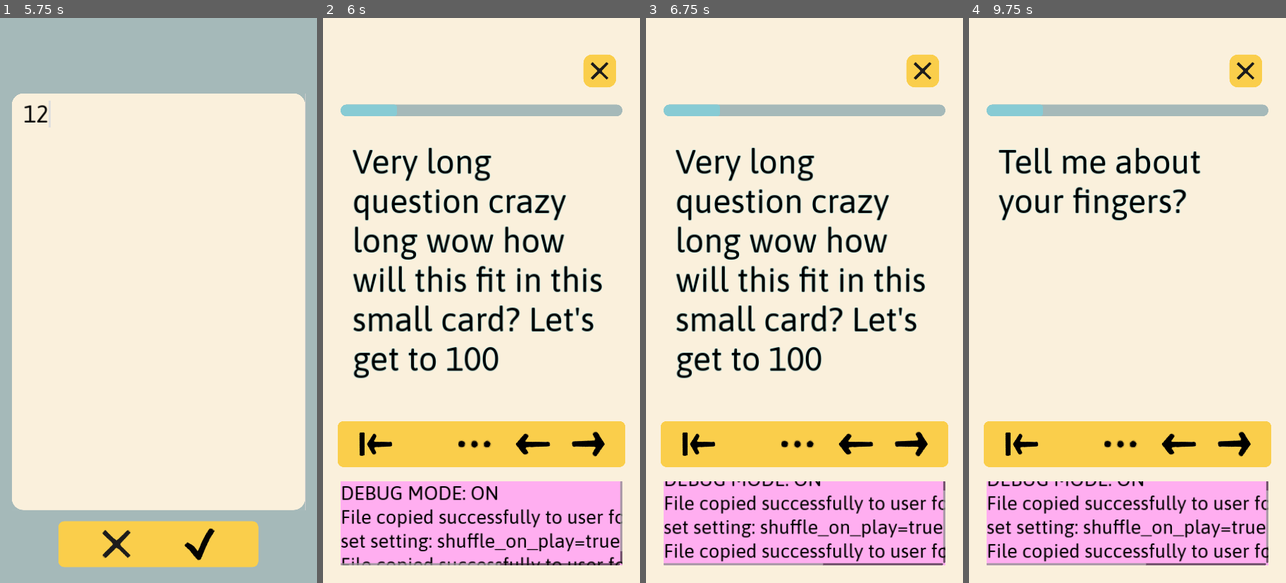
Above: before the commit, frames 1-4 (left to right).
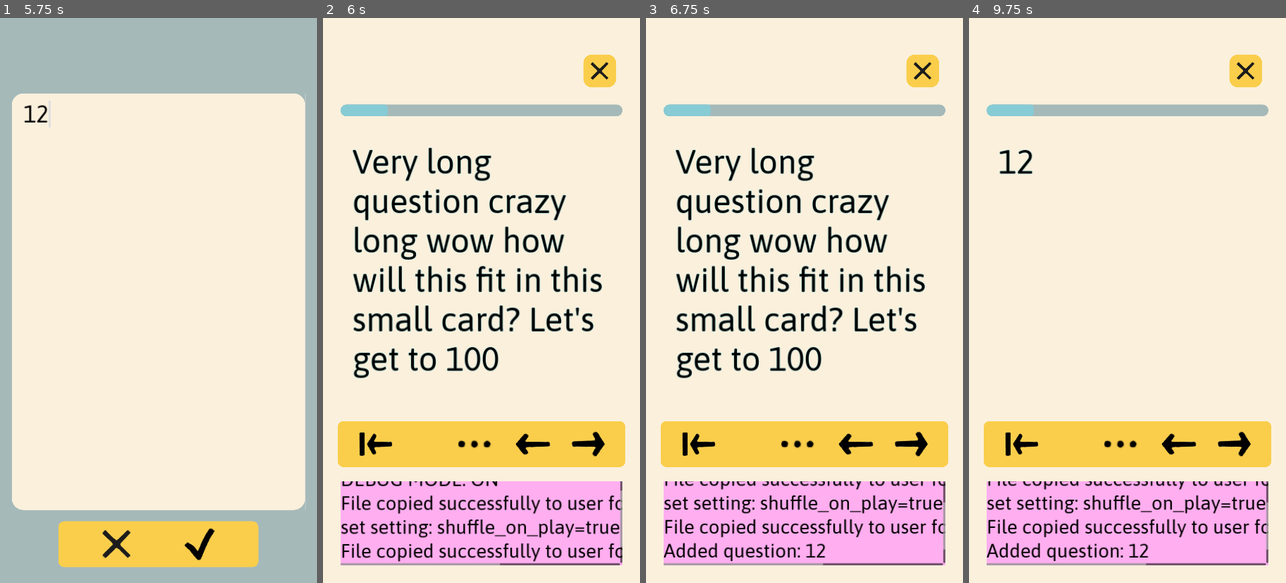
Above: after the commit, the same moments.

Repository: edoartworks/LifeCards
Game: Godot game, scene res://Game/screen_main.tscn
Same seed, same stepped clock (60 frames per second), same inputs: the game is played once before the commit and once after it.
Inputs (mouse positions are in pixels of both pictures, inside the frame that each line leads up to):
- Up to frame 1 (5.75 s): click (158, 537) at 0.5 s; click (158, 537) at 1.25 s; click (263, 441) at 2 s; click (50, 441) at 2.75 s; click (152, 441) at 3.5 s; click "Add custom question" at 4.25 s; click (158, 300) at 5.02 s; type "12" at 5.1 s
- Up to frame 2 (6 s): click (522, 543) at 5.75 s
- Up to frame 3 (6.75 s): click (855, 441) at 6.5 s
- Up to frame 4 (9.75 s): click (1127, 430) at 7.25 s; click "Shuffle deck" at 8 s; click (1127, 486) at 8.75 s; tap Enter at 9.5 s; move the mouse to (1197, 272) at 9.52 s; press the mouse at (1197, 272) at 9.53 s

Frame 1 is identical in both runs. In frame 2, 5.5% of the frame differs, in the area x 5-95%, y 15-97%; in frame 3, 4.3%; in frame 4, 6.5%.
Error before the commit: Invalid access to property or key 'QUESTIONS_USER_FILE_PATH' on a base object of type 'Node (Global.gd)'. (res://Game/screen_add_question.gd:25)

Commit message:
Fixed add/delete question

Diff:
--- a/Game/card_menu.gd
+++ b/Game/card_menu.gd
@@ -11,9 +11,9 @@
 
 
 func delete_current_question() -> void:
-	var file = FileAccess.open(Global.QUESTIONS_USER_FILE_PATH, FileAccess.READ_WRITE)
+	var file = FileAccess.open(Global.QUESTIONS_USER_PATH, FileAccess.READ_WRITE)
 	if not file:
-		Global.debug(str("Failed to open user file: ", Global.QUESTIONS_USER_FILE_PATH))
+		Global.debug(str("Failed to open user file: ", Global.QUESTIONS_USER_PATH))
 		return
 
 	var content = file.get_as_text()
--- a/Game/screen_add_question.gd
+++ b/Game/screen_add_question.gd
@@ -8,8 +8,8 @@
 
 var initial_cont_size_y
 var stop_adjusting_keyboard = false
+var has_v_keyboard = DisplayServer.has_feature(DisplayServer.FEATURE_VIRTUAL_KEYBOARD)
 
-var has_v_keyboard = DisplayServer.has_feature(DisplayServer.FEATURE_VIRTUAL_KEYBOARD)
 
 func _ready() -> void:
 	TXTED_ADD_QUESTION = get_node(txted_add_question_path)
@@ -21,10 +21,11 @@
 	if has_v_keyboard:
 		_adjust_to_keyboard()
 
+
 func add_user_question(new_question) -> void:
-	var file = FileAccess.open(Global.QUESTIONS_USER_FILE_PATH, FileAccess.READ_WRITE)
+	var file = FileAccess.open(Global.QUESTIONS_USER_PATH, FileAccess.READ_WRITE)
 	if not file:
-		Global.debug(str("Failed to open user file: ", Global.QUESTIONS_USER_FILE_PATH))
+		Global.debug(str("Failed to open user file: ", Global.QUESTIONS_USER_PATH))
 		return
 
 	var content = file.get_as_text()
